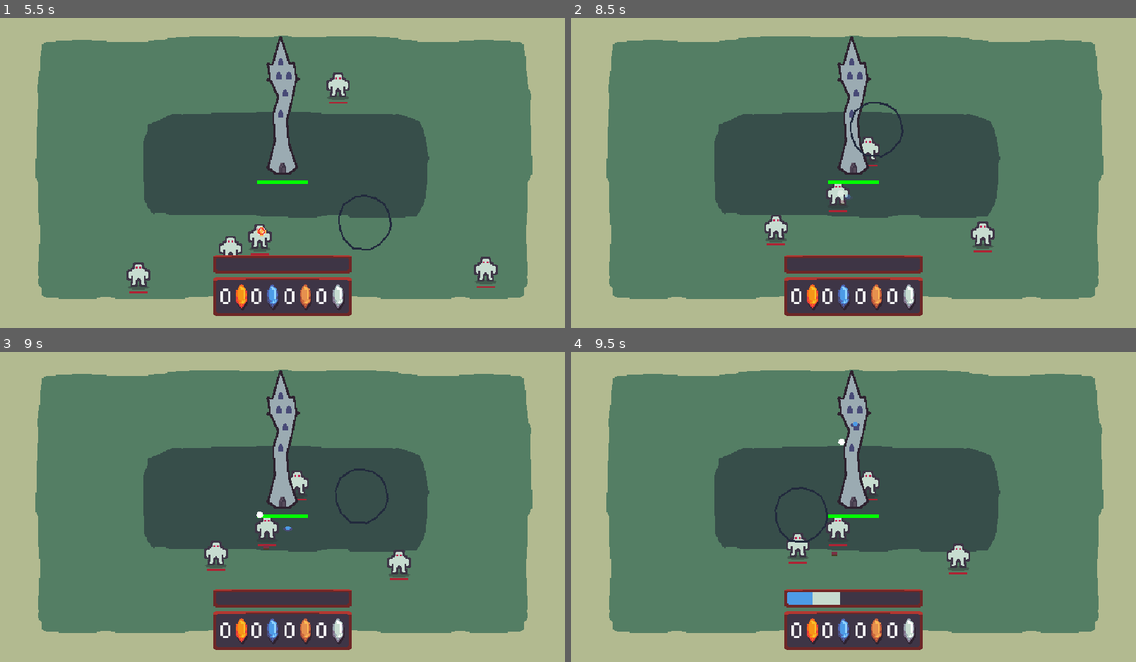
Above: before the commit, frames 1-4 (two rows, left to right).
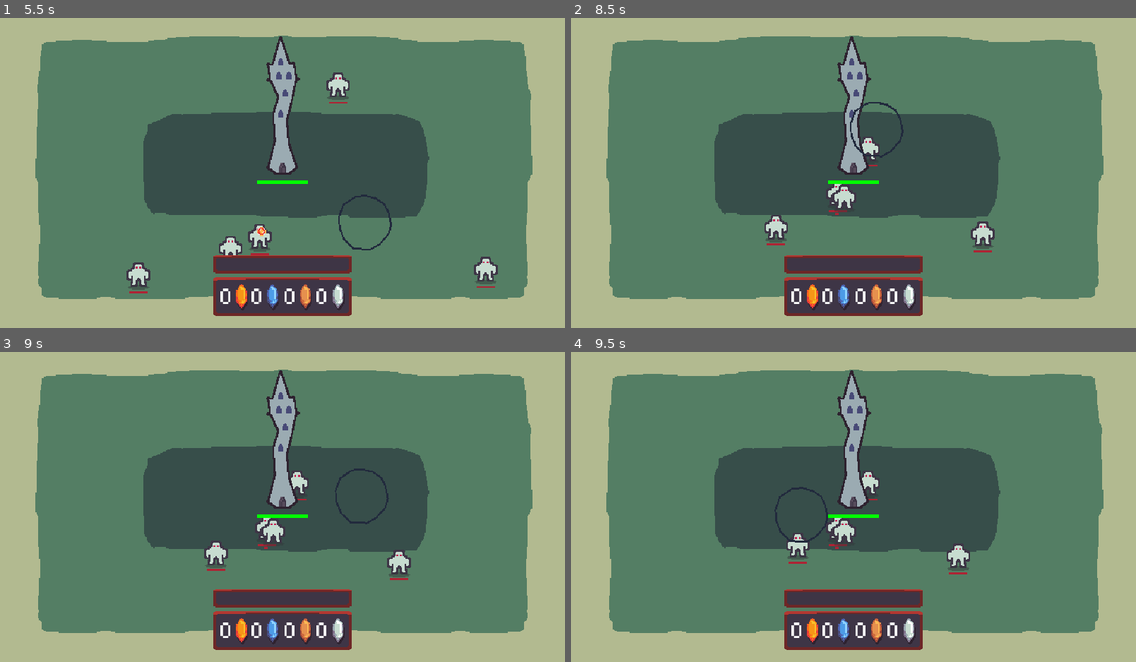
Above: after the commit, the same moments.

Repository: hawkstein/ludum-dare-58-collector
Game: Godot game, scene res://utils/ui/main_menu.tscn
The game is run twice, just before and just after one commit, with the same random seed, the same clock (stepped at 60 frames per second) and the same inputs.
Inputs (mouse positions are in pixels of both pictures, inside the frame that each line leads up to):
- Up to frame 1 (5.5 s): click "Start" at 0.5 s; click "Start" at 1.25 s; tap Enter (ui_accept) at 2, 2.27, 3.02, 4.52, 5.27 s; move the mouse to (406, 157) at 2.02 s; click (406, 157) at 2.17 s; move the mouse to (169, 188) at 2.77 s; click (169, 188) at 2.92 s; move the mouse to (339, 104) at 3.52 s; click (339, 104) at 3.67 s; move the mouse to (254, 235) at 4.27 s; click (254, 235) at 4.42 s; move the mouse to (452, 219) at 5.02 s; click (452, 219) at 5.17 s
- Up to frame 2 (8.5 s): move the mouse to (684, 126) at 5.77 s; click (684, 126) at 5.92 s; tap Enter (ui_accept) at 6.02, 7.52, 8.27 s; move the mouse to (881, 173) at 6.52 s; click (881, 173) at 6.67 s; move the mouse to (768, 95) at 7.27 s; click (768, 95) at 7.42 s; move the mouse to (977, 157) at 8.02 s; click (977, 157) at 8.17 s
- Up to frame 3 (9 s): move the mouse to (169, 522) at 8.77 s; click (169, 522) at 8.92 s
- Up to frame 4 (9.5 s): tap Enter (ui_accept) at 9.02 s

Frame 1 is identical in both runs. In frame 2, 0.2% of the frame differs, in the area x 46-51%, y 53-64%; in frame 3, 0.2%; in frame 4, 0.6%, in the area x 38-52%, y 22-82%.

Commit message:
add total reset option and get damage levels for spell

Diff:
--- a/entities/main.gd
+++ b/entities/main.gd
@@ -108,13 +108,25 @@
 	var expected_flight_time = (target.position - cast_position).length() / spell_velocity
 	var predicted_position = target.predicted_global_position(expected_flight_time)
 	var flight_time = (predicted_position - cast_position).length() / spell_velocity
+
 	var tween = create_tween()
 	var fireball_spell = FIREBALL.instantiate()
 	fireball_spell.global_position = cast_position
 	spells.add_child(fireball_spell)
+
+	var fireball_damage:float = _get_spell_attribute("fireball", "damage")
+
 	tween.tween_property(fireball_spell, "global_position", predicted_position, flight_time)
-	tween.tween_callback(_damage_target.bind(target))
+	tween.tween_callback(_damage_target.bind(target, fireball_damage))
 	tween.tween_callback(fireball_spell.queue_free)
+
+
+func _get_spell_attribute(spell:StringName, attribute:String) -> Variant:
+	var level = progress.spells.get(spell)[attribute]
+	print(level)
+	var upgrades = UpgradePath.get(spell).attributes[attribute]
+	print(upgrades)
+	return upgrades[level - 1].value
 
 
 func _pick_nearest_target() -> Enemy:
@@ -131,8 +143,8 @@
 	return nearest_target
 
 
-func _damage_target(target:Enemy) -> void:
-	target.take_damage(50)
+func _damage_target(target:Enemy, amount:float) -> void:
+	target.take_damage(amount)
 	if target.health <= 0:
 		_spawn_mana(target.global_position)
 		target.queue_free()
--- a/utils/config/data_store.gd
+++ b/utils/config/data_store.gd
@@ -16,10 +16,12 @@
 func _init() -> void:
 	process_mode = Node.PROCESS_MODE_ALWAYS
 
+
 func _ready() -> void:
 	for key in data:
 		_load_model(key)
 		data[key].property_updated.connect(save_data_debounced.bind(key))
+
 
 func get_model(key:StringName) -> DataModel:
 	return data[key]
@@ -43,12 +45,14 @@
 	file_access.store_line(json_string)
 	file_access.close()
 
+
 func save_data_debounced(_property_name:StringName, key: StringName):
 	if not key in debounce_timers:
 		_create_debounce_timer(key)
 	var timer = debounce_timers[key]
 	timer.stop()
 	timer.start()
+
 
 func _create_debounce_timer(key: StringName):
 	var timer = Timer.new()
@@ -58,6 +62,7 @@
 	timer.one_shot = true
 	timer.timeout.connect(save_data.bind(key))
 	debounce_timers[key] = timer
+
 
 func _load_model(key:StringName) -> void:
 	var model_path = SAVE_PATH.format([key])
@@ -75,3 +80,15 @@
 		return
 
 	data[key].from_dict(json.data)
+
+
+func reset_progress() -> void:
+	var progress_path = "user://Progress_data.json"
+	if FileAccess.file_exists(progress_path):
+		var error = DirAccess.remove_absolute(progress_path)
+		if error == OK:
+			print("Progress deleted")
+		else:
+			printerr("Failed to delete file: ", error)
+	else:
+		print("File doesn't exist")
--- a/utils/ui/main_menu.gd
+++ b/utils/ui/main_menu.gd
@@ -7,8 +7,8 @@
 	var builder := UIBuilder.new()
 	var audio_section = builder.build_section_from_model(DataStore.get_model("Audio"))
 	options_container.add_child(audio_section)
-	#var gameplay_section = builder.build_section_from_model(DataStore.get_model("Gameplay"))
-	#options_container.add_child(gameplay_section)
+	var gameplay_section = builder.build_section_from_model(DataStore.get_model("Gameplay"))
+	options_container.add_child(gameplay_section)
 	#var input_section = builder.build_section_from_model(DataStore.get_model("Input"))
 	#options_container.add_child(input_section)
 
@@ -32,3 +32,7 @@
 
 func _on_credits_button_pressed() -> void:
 	ScreenChanger.change_to("credits")
+
+
+func _on_button_pressed() -> void:
+	DataStore.reset_progress()
--- a/utils/ui/main_menu.tscn
+++ b/utils/ui/main_menu.tscn
@@ -39,6 +39,7 @@
 theme_override_constants/margin_bottom = 10
 
 [node name="StartVBoxContainer" type="VBoxContainer" parent="MarginContainer"]
+visible = false
 layout_mode = 2
 size_flags_horizontal = 4
 theme_override_constants/separation = 10
@@ -80,6 +81,28 @@
 size_flags_vertical = 3
 theme_override_constants/separation = 10
 
+[node name="PanelContainer" type="PanelContainer" parent="MarginContainer/OptionsVBoxContainer/HBoxContainer"]
+layout_mode = 2
+size_flags_horizontal = 3
+
+[node name="MarginContainer" type="MarginContainer" parent="MarginContainer/OptionsVBoxContainer/HBoxContainer/PanelContainer"]
+layout_mode = 2
+theme_override_constants/margin_left = 10
+theme_override_constants/margin_top = 10
+theme_override_constants/margin_right = 10
+theme_override_constants/margin_bottom = 10
+
+[node name="VBoxContainer" type="VBoxContainer" parent="MarginContainer/OptionsVBoxContainer/HBoxContainer/PanelContainer/MarginContainer"]
+layout_mode = 2
+
+[node name="Label" type="Label" parent="MarginContainer/OptionsVBoxContainer/HBoxContainer/PanelContainer/MarginContainer/VBoxContainer"]
+layout_mode = 2
+text = "Danger"
+
+[node name="Button" type="Button" parent="MarginContainer/OptionsVBoxContainer/HBoxContainer/PanelContainer/MarginContainer/VBoxContainer"]
+layout_mode = 2
+text = "reset all progress"
+
 [node name="CenterContainer" type="CenterContainer" parent="MarginContainer/OptionsVBoxContainer"]
 layout_mode = 2
 
@@ -91,4 +114,5 @@
 [connection signal="pressed" from="MarginContainer/StartVBoxContainer/StartButton" to="." method="_on_start_button_pressed"]
 [connection signal="pressed" from="MarginContainer/StartVBoxContainer/OptionsButton" to="." method="_on_options_button_pressed"]
 [connection signal="pressed" from="MarginContainer/StartVBoxContainer/CreditsButton" to="." method="_on_credits_button_pressed"]
+[connection signal="pressed" from="MarginContainer/OptionsVBoxContainer/HBoxContainer/PanelContainer/MarginContainer/VBoxContainer/Button" to="." method="_on_button_pressed"]
 [connection signal="pressed" from="MarginContainer/OptionsVBoxContainer/CenterContainer/BackButton" to="." method="_on_back_button_pressed"]
--- a/utils/ui/upgrades/upgrade_path.gd
+++ b/utils/ui/upgrades/upgrade_path.gd
@@ -21,10 +21,10 @@
 	fireball_entry.add_attribute("rate", rate_values)
 
 	var damage_values:Array[Dictionary] = [
-		{ "value": 20.0, "cost" : [0,0,0,0], },
-		{ "value": 25.0, "cost" : [1,0,1,0], },
-		{ "value": 40.0, "cost" : [2,0,2,0], },
-		{ "value": 60.0, "cost" : [4,0,4,0], },
+		{ "value": 40.0, "cost" : [0,0,0,0], },
+		{ "value": 50.0, "cost" : [1,0,1,0], },
+		{ "value": 60.0, "cost" : [2,0,2,0], },
+		{ "value": 100.0, "cost" : [4,0,4,0], },
 	]
 	fireball_entry.add_attribute("damage", damage_values)
 
